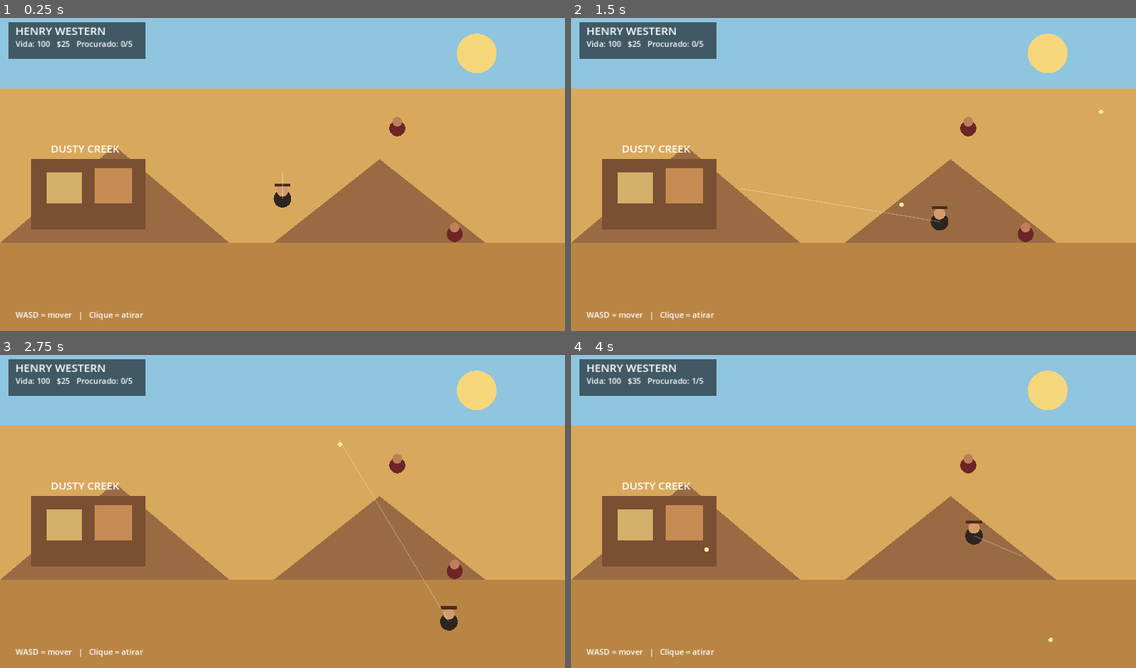
Above: before the commit, frames 1-4 (two rows, left to right).
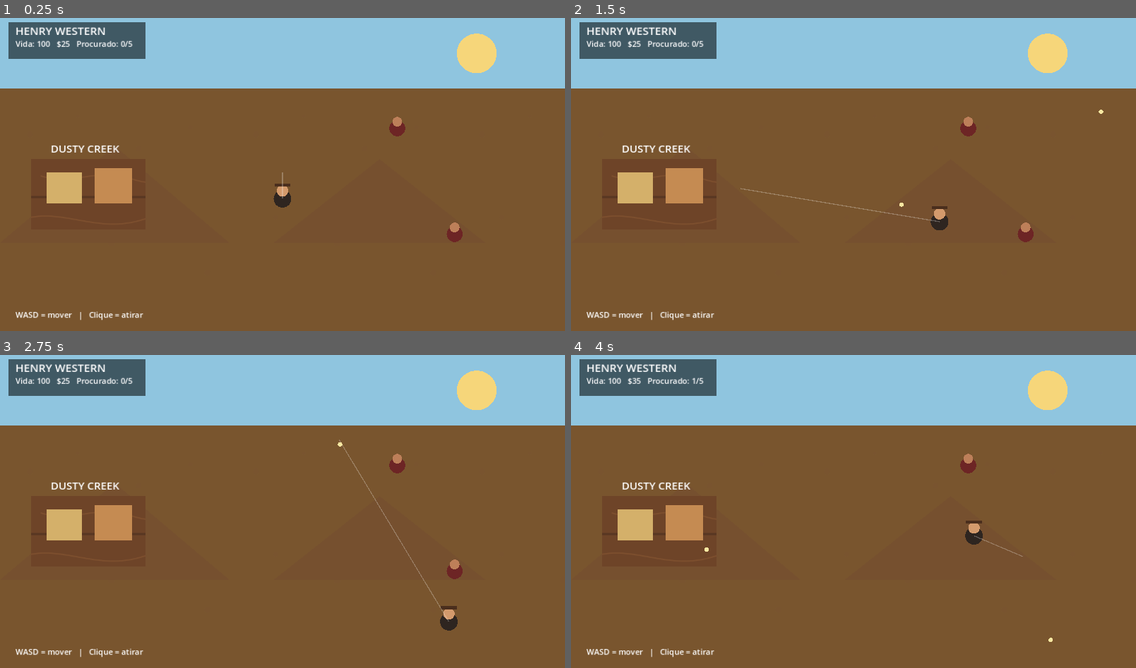
Above: after the commit, the same moments.

Repository: ricksilvahofc-star/henry-ia
Game: Godot game, scene res://scenes/main.tscn
Same seed, same stepped clock (60 frames per second), same inputs: the game is played once before the commit and once after it.
Inputs (mouse positions are in pixels of both pictures, inside the frame that each line leads up to):
- Up to frame 1 (0.25 s): no input
- Up to frame 2 (1.5 s): tap Enter at 0.5 s; move the mouse to (977, 155) at 0.52 s; hold D (move_right) 0.53-1.28 s; click (977, 155) at 0.6 s; move the mouse to (740, 187) at 1.27 s; hold S (move_down) from 1.28 s (still down); click (740, 187) at 1.35 s
- Up to frame 3 (2.75 s): move the mouse to (339, 439) at 2.02 s; release S (move_down) at 2.03 s; hold D (move_right) from 2.03 s (still down); click (339, 439) at 2.1 s
- Up to frame 4 (4 s): move the mouse to (825, 574) at 2.77 s; release D (move_right) at 2.78 s; hold W (move_up) 2.78-3.53 s; click (825, 574) at 2.85 s; move the mouse to (1023, 558) at 3.52 s; hold A (move_left) from 3.53 s (still down); click (1023, 558) at 3.6 s

The runs differ from the first frame. In frame 1, 72% of the frame differs, in the area x 0-100%, y 22-100%; in frame 2, 72%; in frame 3, 72%; in frame 4, 73%.

Commit message:
Henry Western: integrate original western textures

Diff:
--- a/scripts/main.gd
+++ b/scripts/main.gd
@@ -11,6 +11,9 @@
 var money := 25
 var wanted := 0
 var health := 100
+
+var ground_texture: Texture2D = preload("res://assets/generated/desert_ground.svg")
+var wood_texture: Texture2D = preload("res://assets/generated/wood_planks.svg")
 
 func _ready() -> void:
     queue_redraw()
@@ -43,16 +46,19 @@
     queue_redraw()
 
 func _draw() -> void:
-    # Sky, desert and road
-    draw_rect(Rect2(0, 0, 1280, 720), Color("#d8a85c"))
-    draw_rect(Rect2(0, 0, 1280, 170), Color("#8fc5df"))
+    # Céu e deserto
+    draw_rect(Rect2(0, 0, 1280, 720), Color("#8fc5df"))
+    draw_rect(Rect2(0, 170, 1280, 550), Color("#a8753f"))
+    draw_texture_rect(ground_texture, Rect2(0, 170, 1280, 550), true)
     draw_circle(Vector2(1080, 90), 45, Color("#f6d67a"))
-    draw_rect(Rect2(0, 520, 1280, 200), Color("#b98545"))
-    draw_polygon(PackedVector2Array([Vector2(0,520),Vector2(260,300),Vector2(520,520)]), PackedColorArray([Color("#9a6b43")]))
-    draw_polygon(PackedVector2Array([Vector2(620,520),Vector2(860,330),Vector2(1100,520)]), PackedColorArray([Color("#9a6b43")]))
 
-    # Town
-    draw_rect(Rect2(70, 330, 260, 160), Color("#7b4f32"))
+    # Montanhas distantes
+    draw_polygon(PackedVector2Array([Vector2(0,520),Vector2(260,300),Vector2(520,520)]), PackedColorArray([Color("#76502f")]))
+    draw_polygon(PackedVector2Array([Vector2(620,520),Vector2(860,330),Vector2(1100,520)]), PackedColorArray([Color("#76502f")]))
+
+    # Dusty Creek
+    draw_texture_rect(wood_texture, Rect2(70, 330, 260, 160), true)
+    draw_rect(Rect2(70, 330, 260, 160), Color(0.45, 0.27, 0.15, 0.35))
     draw_rect(Rect2(105, 360, 80, 70), Color("#d4b06a"))
     draw_rect(Rect2(215, 350, 85, 80), Color("#c58b52"))
     draw_string(ThemeDB.fallback_font, Vector2(115, 315), "DUSTY CREEK", HORIZONTAL_ALIGNMENT_LEFT, -1, 24, Color.WHITE)
@@ -63,13 +69,13 @@
     draw_rect(Rect2(player_pos.x-18, player_pos.y-35, 36, 7), Color("#4a2e1d"))
     draw_line(player_pos, get_global_mouse_position(), Color(1,1,1,0.25), 2)
 
-    # Enemies
+    # Inimigos
     for enemy in enemies:
         if enemy.alive:
             draw_circle(enemy.pos, 18, Color("#6d2525"))
             draw_circle(enemy.pos + Vector2(0,-15), 11, Color("#bd7f59"))
 
-    # Bullets
+    # Balas
     for bullet in bullets:
         draw_circle(bullet.pos, 5, Color("#f8e7a1"))
 
